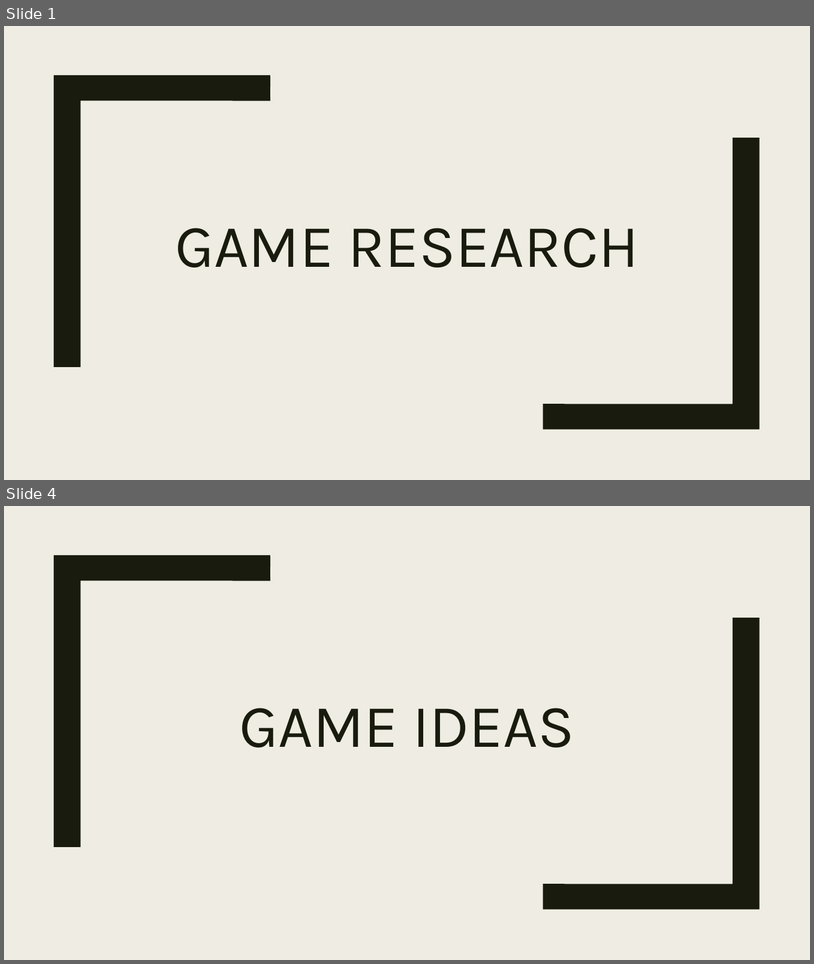
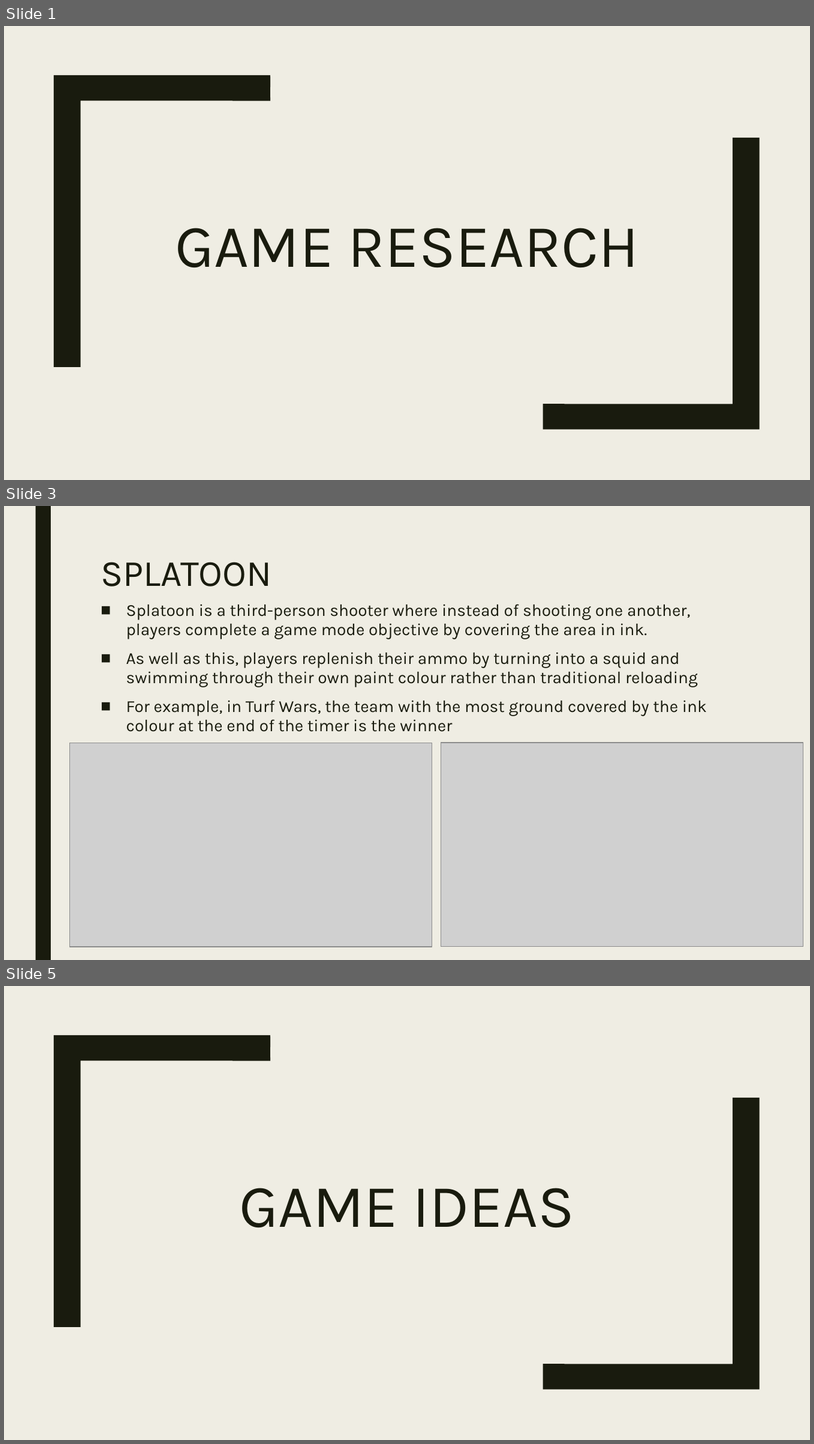
Before and after one commit to UoSGroupProjects1819/design-masterclass-l6_dmc_02, a slide deck: Research/Research and Ideas - Amy.pptx. Shown one above the other, each under a label of ours: slides 1 and 4 before the commit, slides 1, 3 and 5 after it; the slides between them are not shown. The pictures are 814x964 and 814x1444 pixels, drawn with LibreOffice and Linux fonts; fonts in the diff are those of the drawing; grey boxes stand for pictures. Boxes give left, top, right and bottom in pixels: in the first picture for what was removed or moved away, otherwise in the second. Text is boxed around its words. In the diff, an @@ line names an element or a change of style, - is before the commit and + after.

```diff
--- a/Research/Research and Ideas - Amy.pptx
+++ b/Research/Research and Ideas - Amy.pptx
@@ slide 3 added at <box>4,506,810,960</box>, background #EFEDE3 @@
@@ rectangle added at <box>35,506,51,960</box>, fill #191B0E @@
@@ title added at <box>101,562,272,586</box>, 44 pt, text #191B0E @@
+SPLATOON
@@ text added at <box>126,604,707,732</box>, 20 pt, text #191B0E @@
+■ Splatoon is a third-person shooter where instead of shooting one another, players complete a game mode objective by covering the area in ink.
+■ As well as this, players replenish their ammo by turning into a squid and swimming through their own paint colour rather than traditional reloading
+■ For example, in Turf Wars, the team with the most ground covered by the ink colour at the end of the timer is the winner
@@ picture added at <box>70,742,432,946</box> @@
@@ picture added at <box>441,742,803,946</box> @@
@@ what was slide 4 is now slide 5 @@
```
Also in this commit, not shown: 3 slides changed, 1 other slide added, 1 slide removed.
